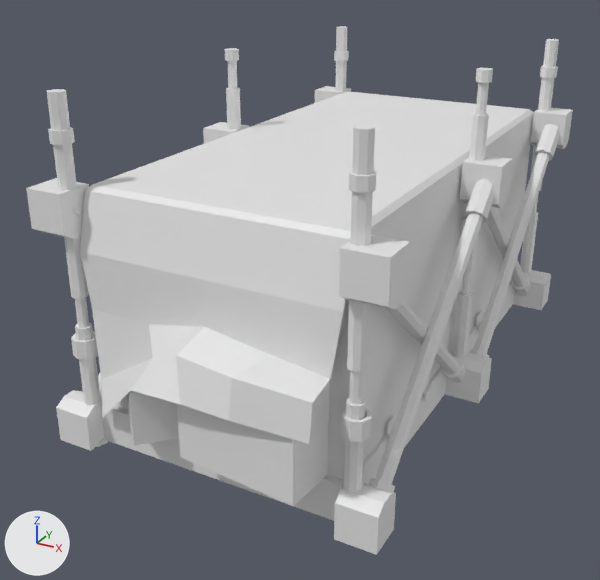
Two versions of the FBX model Assets/Objects/Imports/Container.fbx, one commit apart.
Both versions are drawn from a camera (50 mm lens) standing at (27.16, -18.14, 10.81) and looking at (17.98, -1.44, 2.46). The lights are fixed; the arrows at lower left show +X, +Y and +Z. Where no turn or scale is listed for an object, it has been applied to the vertices. Vertices at the same position are counted once.

The first picture shows 'ConstructRepair.003'.
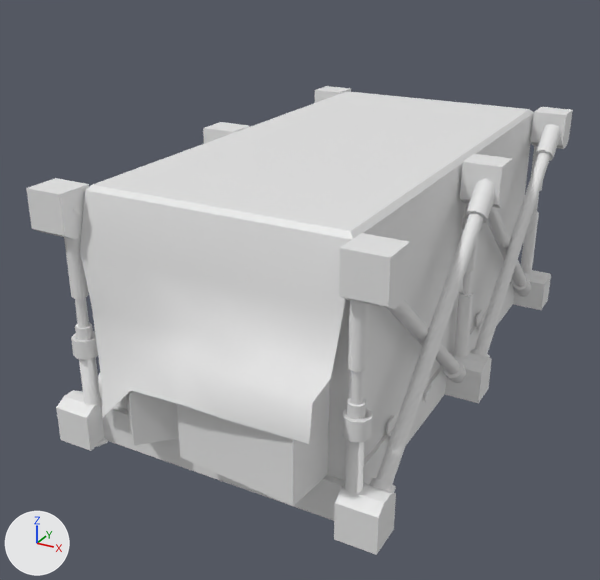
The newer file is also turned or shifted as a whole; pictures and numbers use the older file's frame.

Boxes [x1, y1, x2, y2] around the edits, measured in the pictures (600 x 580 px; the box of a moved part takes in the faces that stretch with it):
'ConstructRepair.003', reshaped (11% shorter): before [26, 26, 573, 555]; after [26, 86, 573, 555]
part 1 of me_constructrepair_003, moved or reshaped: before [344, 414, 365, 493]; after [345, 413, 366, 493]
part 2 of me_constructrepair_003, moved or reshaped: before [346, 300, 369, 419]; after [347, 300, 370, 419]
part 3 of me_constructrepair_003, moved or reshaped: before [369, 178, 495, 492]; after [370, 178, 496, 492]
part 4 of me_constructrepair_003, moved or reshaped: before [529, 146, 542, 222]; after [530, 146, 543, 222]
part 5 of me_constructrepair_003, moved or reshaped: before [469, 124, 560, 357]; after [470, 124, 561, 358]
part 6 of me_constructrepair_003, rebuilt: before [453, 68, 493, 357]; after [454, 203, 482, 358]
part 7 of me_constructrepair_003, deleted: before [47, 89, 77, 190]
part 8 of me_constructrepair_003, deleted: before [538, 39, 559, 111]
part 9 of me_constructrepair_003, deleted: before [349, 125, 377, 246]
part 10 of me_constructrepair_003, deleted: before [334, 26, 349, 91]
part 11 of me_constructrepair_003, deleted: before [225, 48, 241, 129]

The change in detail:
me_constructrepair_003 is used by ob_constructrepair_003; location (18.53, 0.0, 0.0).
me_constructrepair_003 had 1983 vertices, 1760 faces and spanned x -3.96..3.96, y -7.34..6.56, z -0.02..7.96.
me_constructrepair_003 now has 1647 vertices, 1450 faces and spans x -3.96..3.96, y -7.34..6.56, z -0.02..6.0.
me_constructrepair_003 part 1: the loose piece of 48 vertices spanning x 2.93..3.55, y -6.54..-5.92, z -0.01..2.64 is moved by (0.02, 0.0, 0.0).
me_constructrepair_003 part 2: the loose piece of 48 vertices spanning x 3.06..3.42, y -6.41..-6.05, z 2.63..5.29 is moved by (0.02, 0.0, 0.0).
me_constructrepair_003 part 3: the loose piece of 72 vertices spanning x 3.34..3.86, y -6.47..-0.1, z 0.05..5.7 is moved by (0.02, 0.0, 0.0).
me_constructrepair_003 part 4: the loose piece of 48 vertices spanning x 3.06..3.42, y 5.99..6.35, z 2.63..5.29 is moved by (0.02, 0.0, 0.0).
me_constructrepair_003 part 5: the loose piece of 72 vertices spanning x 3.34..3.86, y -0.37..6.0, z 0.05..5.7 is moved by (0.02, 0.0, 0.0).
me_constructrepair_003 part 6: the loose piece of 144 vertices spanning x 2.95..3.57, y -0.38..0.25, z -0.01..7.96 is rebuilt with 104 vertices and now spans x 2.96..3.59, y -0.38..0.25, z -0.01..5.3.
me_constructrepair_003 part 7: the loose piece of 64 vertices spanning x -3.48..-3.0, y -6.47..-5.99, z 5.24..7.9 is deleted.
me_constructrepair_003 part 8: the loose piece of 64 vertices spanning x 3.0..3.48, y 5.93..6.41, z 5.24..7.9 is deleted.
me_constructrepair_003 part 9: the loose piece of 64 vertices spanning x 3.0..3.48, y -6.47..-5.99, z 5.24..7.9 is deleted.
me_constructrepair_003 part 10: the loose piece of 64 vertices spanning x -3.48..-3.0, y 5.93..6.41, z 5.24..7.9 is deleted.
Part 11, on me_constructrepair_003:
40 vertices are removed from x -3.44..-3.08, y -0.24..0.12, z 6.98..7.96.
41 faces are deleted.
